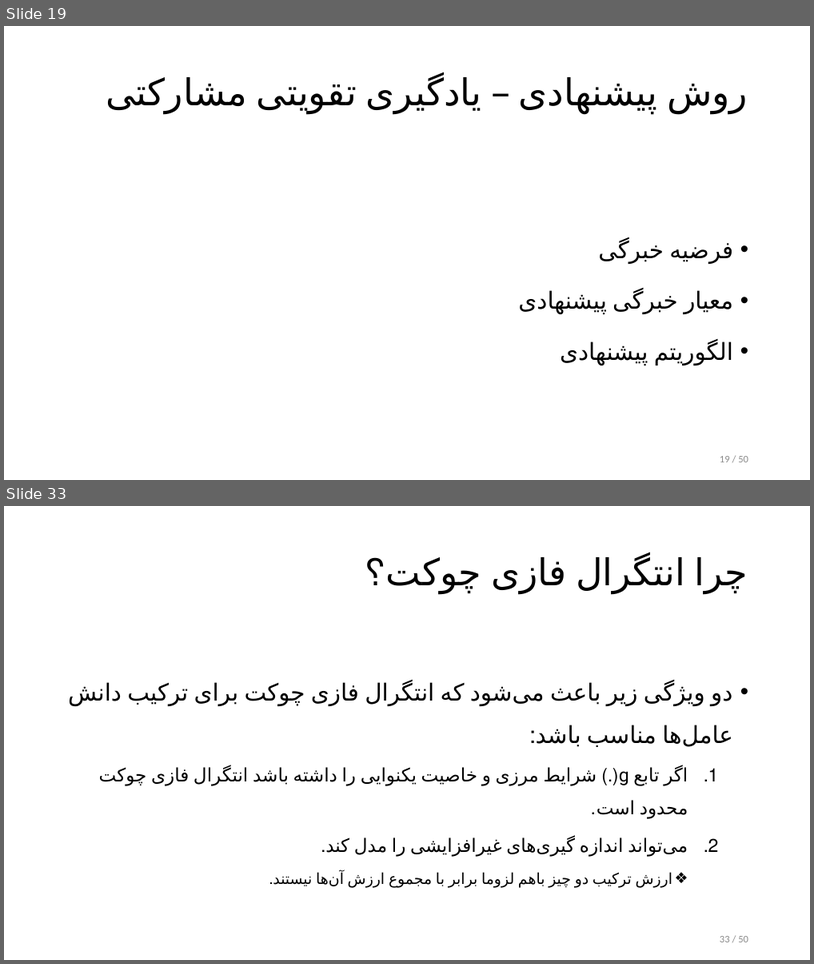
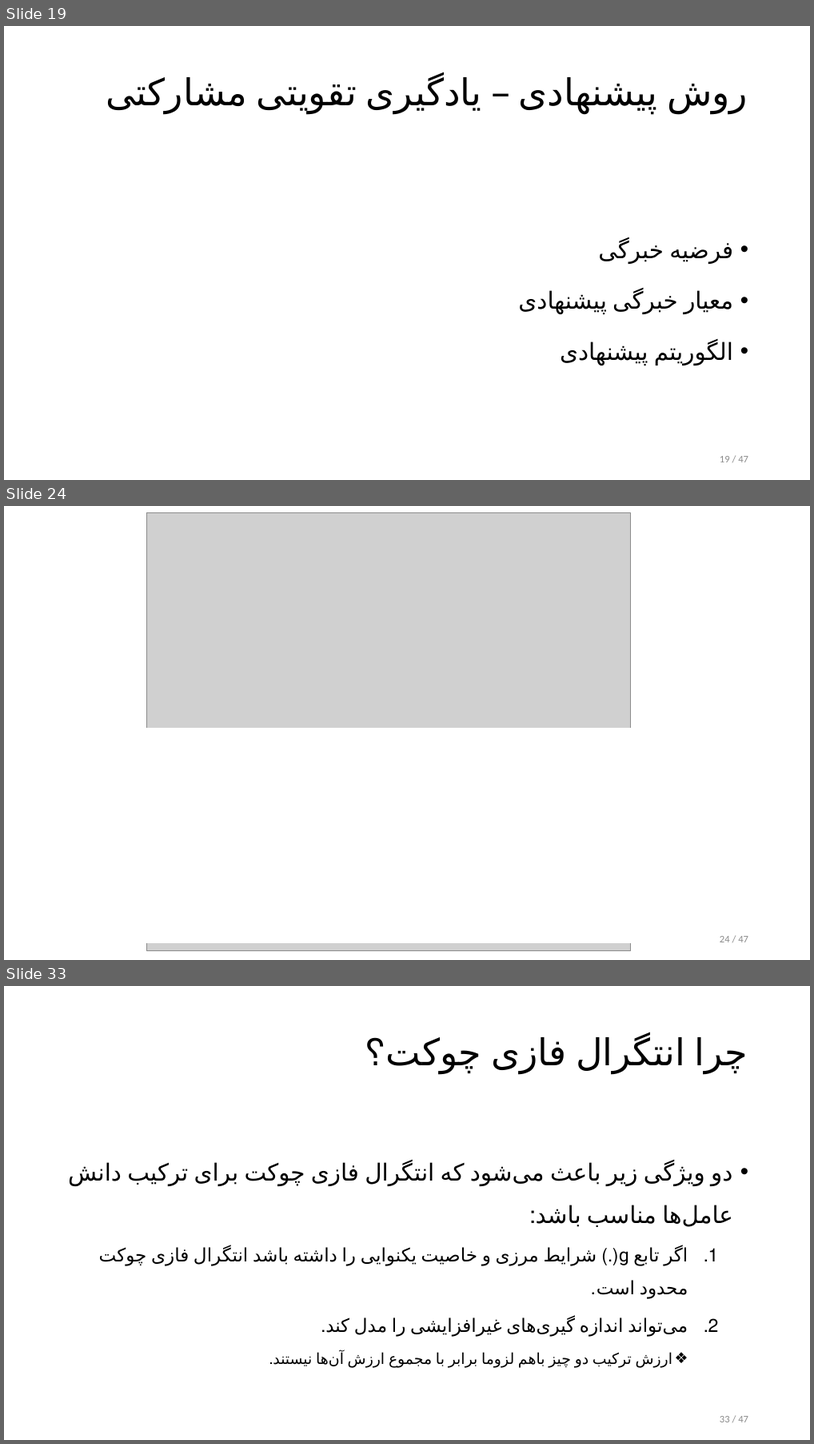
Before and after one commit to alphamarket/defence.pres, a slide deck: defence.pptx. Shown one above the other, each under a label of ours: slides 19 and 33 before the commit, slides 19, 24 and 33 after it; the slides between them are not shown. The pictures are 814x964 and 814x1444 pixels, drawn with LibreOffice and Linux fonts; fonts in the diff are those of the drawing; grey boxes stand for pictures. Boxes give left, top, right and bottom in pixels: in the first picture for what was removed or moved away, otherwise in the second. Text is boxed around its words. In the diff, an @@ line names an element or a change of style, - is before the commit and + after.

```diff
--- a/defence.pptx
+++ b/defence.pptx
@@ slide 24 added at box(4, 506, 810, 960), background #FFFFFF @@
@@ picture added at box(146, 512, 630, 951) @@
@@ rectangle added at box(114, 745, 665, 864), fill #FFFFFF, outline #FFFFFF 1 pt @@
@@ rectangle added at box(114, 728, 665, 745), fill #FFFFFF, outline #FFFFFF 1 pt @@
@@ rectangle added at box(114, 864, 665, 943), fill #FFFFFF, outline #FFFFFF 1 pt @@
@@ page number added at box(720, 936, 749, 942), 12 pt, text #8C8C8C @@
+24 / 47
@@ page number at box(720, 456, 749, 462): text changed @@
-19 / 50
+19 / 47
@@ page number at box(720, 1416, 749, 1422): text changed @@
-33 / 50
+33 / 47
```
Also in this commit, not shown: 25 slides changed, 1 slide removed, 1 other file.
